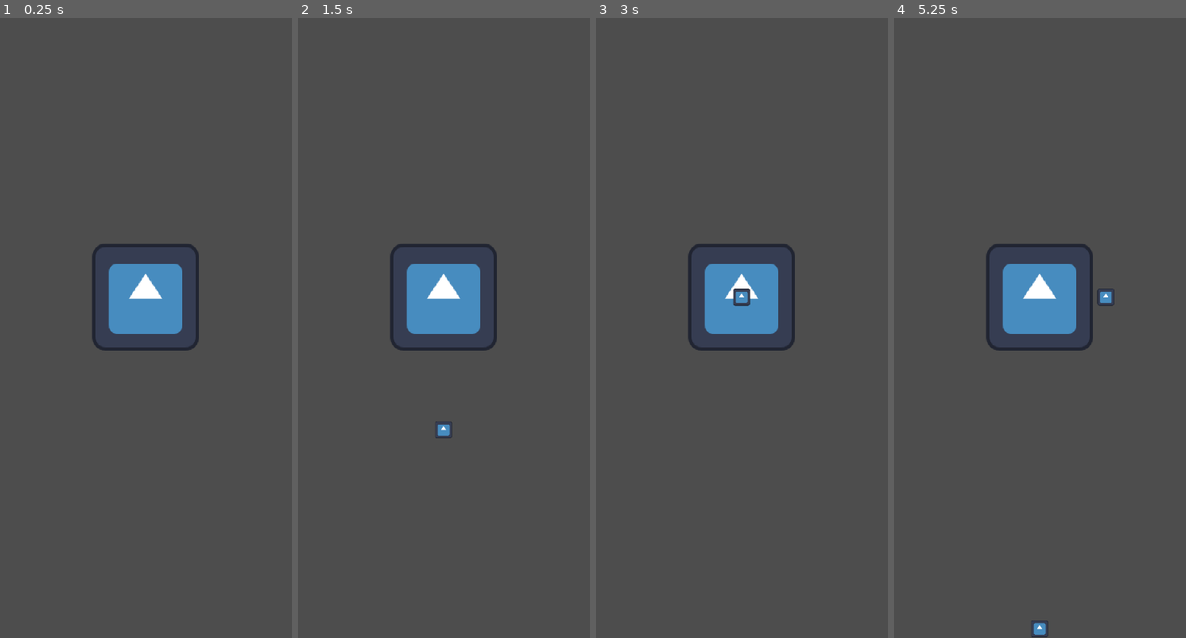
Above: before the commit, frames 1-4 (left to right).
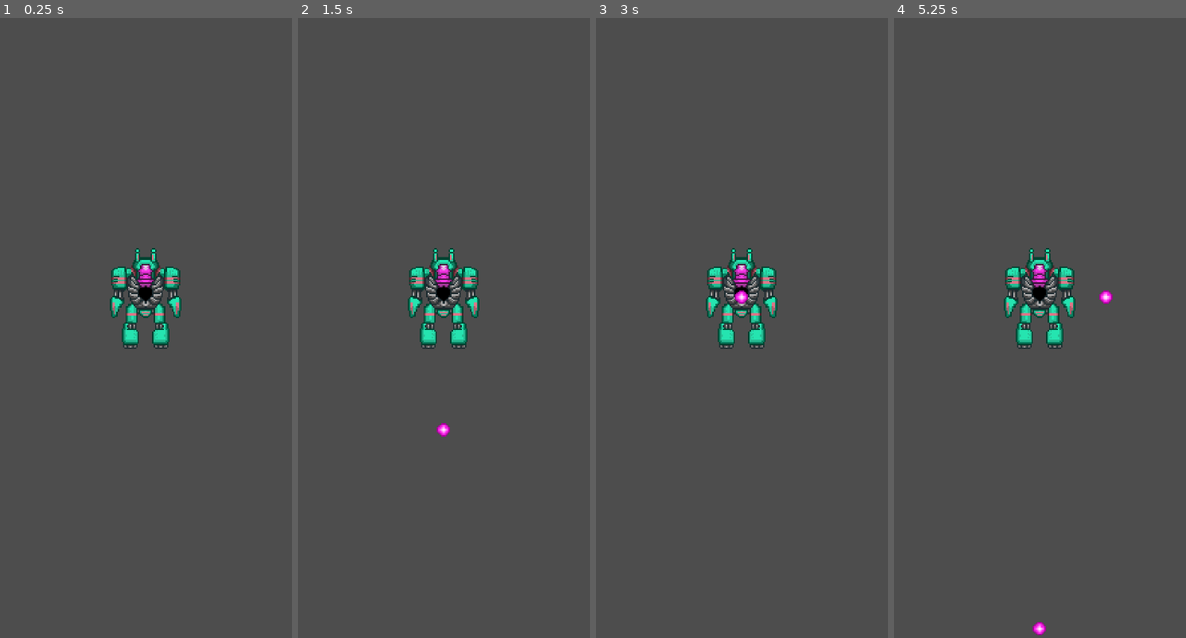
Above: after the commit, the same moments.

Repository: MightyPossum/Kabal-GameJam-2025
Game: Godot game, scene res://assets/scenes/GameScene.tscn
Two runs of this game, one before a commit and one after it. Both use one fixed random seed, a clock stepped at 60 frames per second and the inputs below. The project has no main scene, so this scene is started directly. The engine's default icon, where the game draws it, is replaced by a stand-in: a white triangle on a blue panel in a dark square.
Inputs:
- Up to frame 1 (0.25 s): no input
- Up to frame 2 (1.5 s): tap Enter at 0.5 s
- Up to frame 3 (3 s): no input
- Up to frame 4 (5.25 s): no input

The runs differ from the first frame. In frame 1, 3.9% of the frame differs, in the area x 31-69%, y 36-54%; in frame 2, 4.0%; in frame 3, 3.9%; in frame 4, 4.1%, in the area x 31-76%, y 36-100%.

Commit message:
mech and pew art

Diff:
--- a/assets/scenes/basic_projectile.tscn
+++ b/assets/scenes/basic_projectile.tscn
@@ -1,11 +1,10 @@
 [gd_scene load_steps=3 format=3 uid="uid://ccli6u06lnj5y"]
 
-[ext_resource type="Texture2D" uid="uid://jppnifqkqvlb" path="res://icon.svg" id="1_jynyv"]
 [ext_resource type="Script" uid="uid://covikpintekwo" path="res://assets/scenes/basic_projectile.gd" id="1_kv6yc"]
+[ext_resource type="Texture2D" uid="uid://bv18qrdphg64g" path="res://assets/art/pew.png" id="2_kv6yc"]
 
 [node name="basic_projectile" type="Node2D"]
 script = ExtResource("1_kv6yc")
 
 [node name="Sprite2D" type="Sprite2D" parent="."]
-scale = Vector2(0.1, 0.1)
-texture = ExtResource("1_jynyv")
+texture = ExtResource("2_kv6yc")
--- a/assets/scenes/mech.tscn
+++ b/assets/scenes/mech.tscn
@@ -1,11 +1,10 @@
 [gd_scene load_steps=3 format=3 uid="uid://debg83k4fjtb5"]
 
-[ext_resource type="Texture2D" uid="uid://jppnifqkqvlb" path="res://icon.svg" id="1_jaycq"]
 [ext_resource type="Script" uid="uid://hg8lhr6gyq2t" path="res://assets/scenes/mech.gd" id="1_tbcuu"]
+[ext_resource type="Texture2D" uid="uid://c5mocbq4p6oc5" path="res://assets/art/mechinaboxmech.png" id="2_tbcuu"]
 
 [node name="Mech" type="Node2D"]
 script = ExtResource("1_tbcuu")
 
 [node name="Sprite2D" type="Sprite2D" parent="."]
-scale = Vector2(0.63, 0.63)
-texture = ExtResource("1_jaycq")
+texture = ExtResource("2_tbcuu")
Binary file added: assets/art/basewall.png
Not shown, added: assets/art/basewall.png.import
Binary file added: assets/art/mechinaboxmech.png
Not shown, added: assets/art/mechinaboxmech.png.import
Binary file added: assets/art/pew.png
Not shown, added: assets/art/pew.png.import
